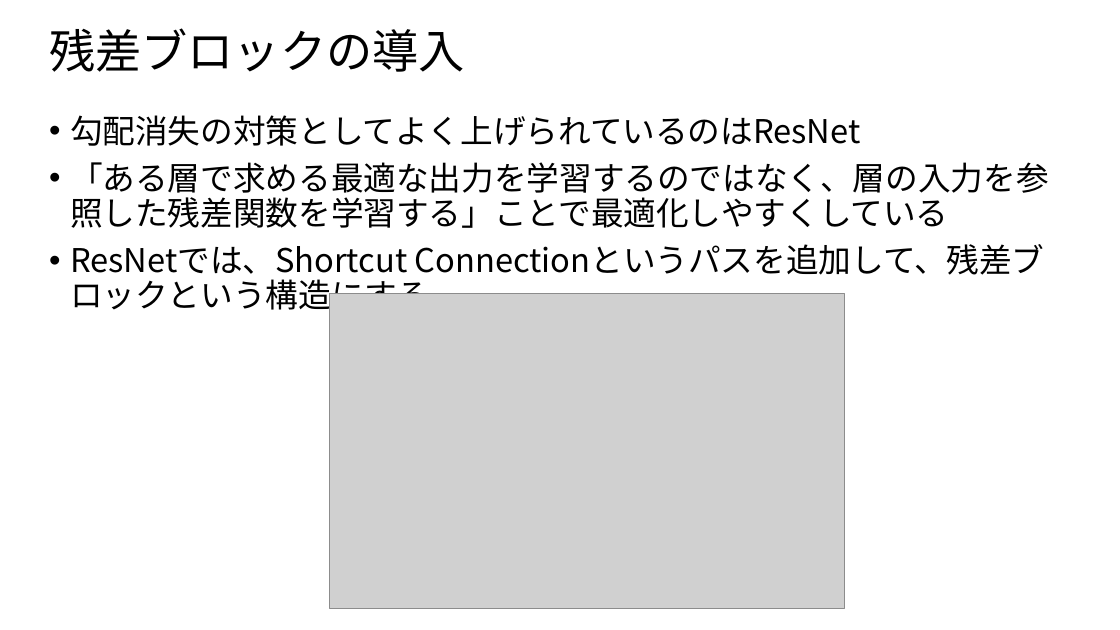
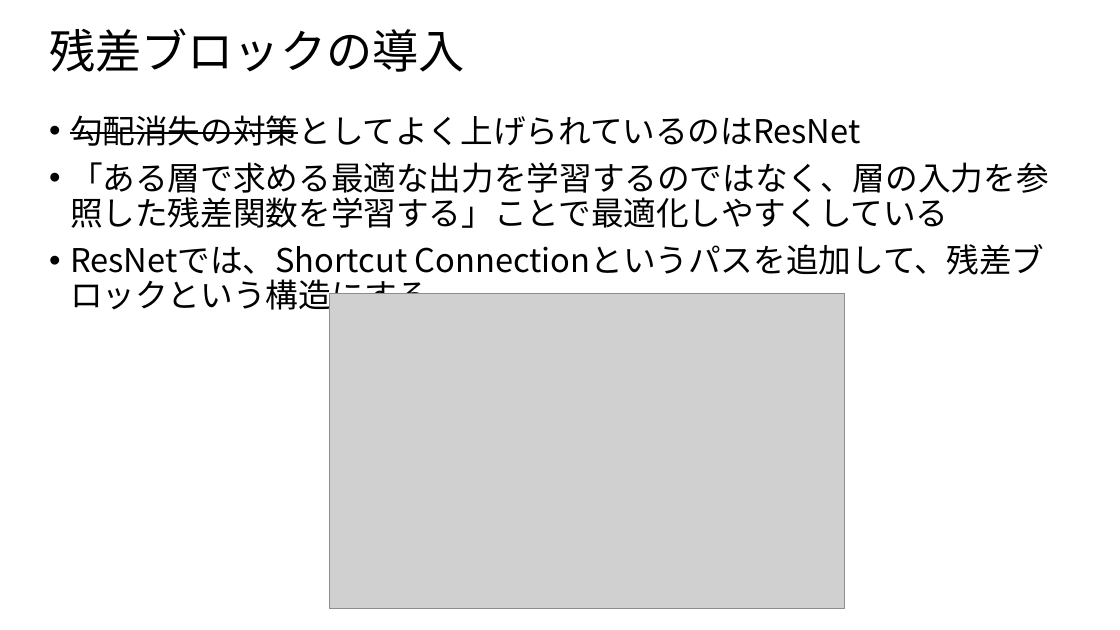
Before and after one commit to topse2019-kaggle/team, a slide deck: slide 25 of hirakawa/20191223/ResNet等整理.pptx. Drawn at 1120x630 pixels with LibreOffice and Linux fonts; fonts in the diff are those of the drawing; grey boxes stand for pictures. Boxes give left, top, right and bottom in pixels: in the first picture for what was removed or moved away, otherwise in the second. Text is boxed around its words. In the diff, an @@ line names an element or a change of style, - is before the commit and + after.

```diff
--- a/hirakawa/20191223/ResNet等整理.pptx
+++ b/hirakawa/20191223/ResNet等整理.pptx
@@ text at (x1=70, y1=115, x2=860, y2=146): strikethrough on in "勾配消失の対策としてよく上げられているのはResNet" @@
```
Also in this commit, not shown: 3 other slides changed, 1 slide added, 1 slide removed.
